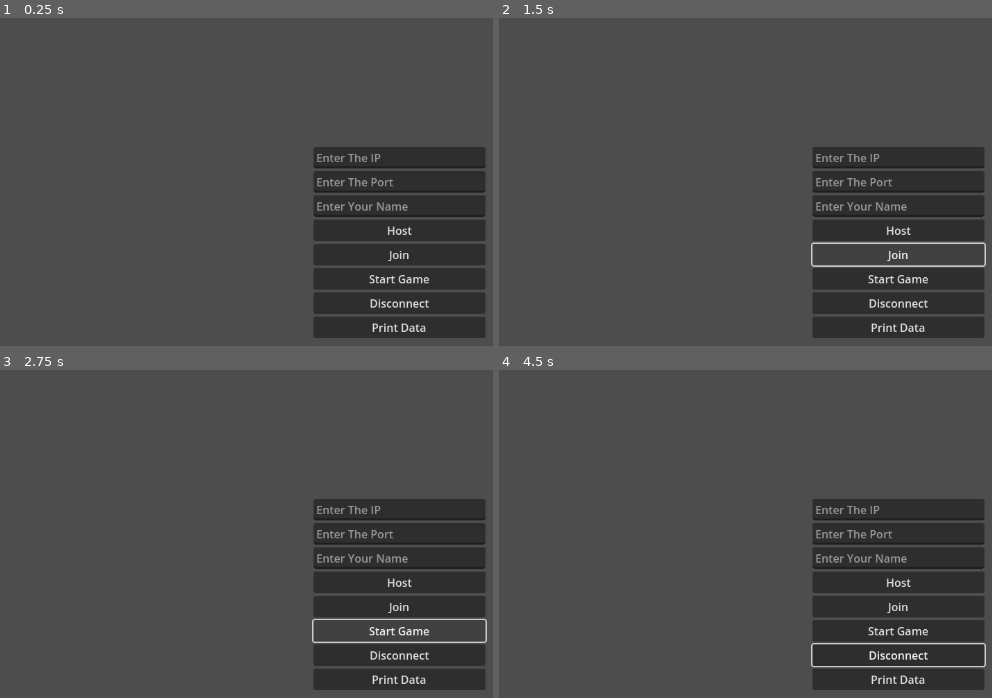
Above: before the commit, frames 1-4 (two rows, left to right).
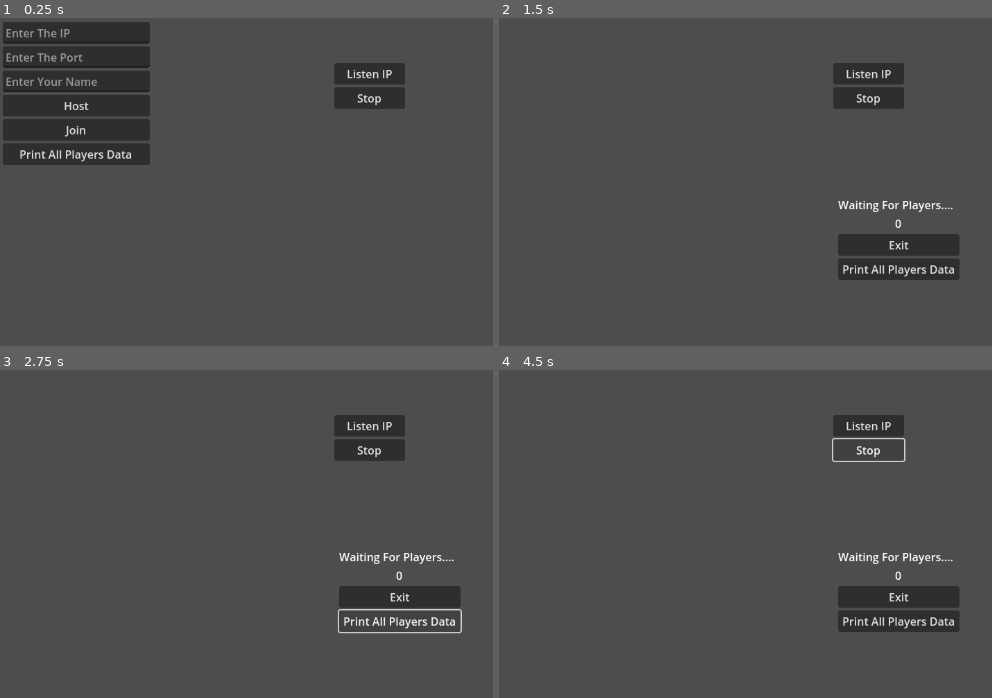
Above: after the commit, the same moments.

Repository: Ahmed-Dadousha/Multiplayer
Game: Godot game, scene res://Scenes/multiplayer_scene.tscn
Two runs of this game, one before a commit and one after it. Both use one fixed random seed, a clock stepped at 60 frames per second and the inputs below. The engine's default icon, where the game draws it, is replaced by a stand-in: a white triangle on a blue panel in a dark square.
Inputs (mouse positions are in pixels of both pictures, inside the frame that each line leads up to):
- Up to frame 1 (0.25 s): no input
- Up to frame 2 (1.5 s): click "Host" at 0.5 s; click "Join" at 1.25 s
- Up to frame 3 (2.75 s): click (399, 622) at 2 s, where only the run after the commit has a clickable "Print All Players Data"
- Up to frame 4 (4.5 s): click (868, 425) at 2.75 s, where only the run after the commit has a clickable "Listen IP"; click (898, 655) at 3.5 s, where only the run before the commit has a clickable "Disconnect"; click (868, 448) at 4.25 s, where only the run after the commit has a clickable "Stop"

The runs differ from the first frame. In frame 1, 30% of the frame differs, in the area x 0-99%, y 1-98%; in frame 2, 17%; in frame 3, 16%; in frame 4, 17%.

Commit message:
I Learned how to create multiplayer browser 50%

Diff:
--- a/Scenes/lobby.tscn
+++ /dev/null
@@ -1,10 +0,0 @@
-[gd_scene load_steps=2 format=3 uid="uid://ptjdq37yrchv"]
-
-[ext_resource type="Texture2D" uid="uid://k1qb1hdismjp" path="res://icon.svg" id="1_qh2ir"]
-
-[node name="Lobby" type="Node2D"]
-
-[node name="Sprite2D" type="Sprite2D" parent="."]
-position = Vector2(547.5, 292)
-scale = Vector2(9.55469, 5.5625)
-texture = ExtResource("1_qh2ir")
--- a/Scenes/multiplayer_scene.tscn
+++ b/Scenes/multiplayer_scene.tscn
@@ -1,6 +1,7 @@
-[gd_scene load_steps=2 format=3 uid="uid://c312aa74b3nib"]
+[gd_scene load_steps=3 format=3 uid="uid://c312aa74b3nib"]
 
 [ext_resource type="Script" path="res://Scripts/multiplayer_scene.gd" id="1_sp03g"]
+[ext_resource type="Script" path="res://Scripts/LanServerVrowser.gd" id="2_fdsg8"]
 
 [node name="MultiplayerScene" type="Control"]
 layout_mode = 3
@@ -18,10 +19,10 @@
 anchor_top = 0.5
 anchor_right = 0.5
 anchor_bottom = 0.5
-offset_left = -124.0
-offset_top = -103.0
-offset_right = 124.0
-offset_bottom = 103.0
+offset_left = -572.0
+offset_top = -318.0
+offset_right = -360.0
+offset_bottom = -112.0
 grow_horizontal = 2
 grow_vertical = 2
 
@@ -30,41 +31,97 @@
 size_flags_horizontal = 3
 tooltip_text = "Enter The IP"
 placeholder_text = "Enter The IP"
+metadata/_edit_lock_ = true
 
 [node name="Port" type="LineEdit" parent="Controls"]
 layout_mode = 2
 tooltip_text = "Enter The Port"
 placeholder_text = "Enter The Port"
+metadata/_edit_lock_ = true
 
 [node name="Name" type="LineEdit" parent="Controls"]
 layout_mode = 2
 size_flags_horizontal = 3
 tooltip_text = "Enter Your Name"
 placeholder_text = "Enter Your Name"
+metadata/_edit_lock_ = true
 
 [node name="Host" type="Button" parent="Controls"]
 layout_mode = 2
 size_flags_stretch_ratio = 0.0
 text = "Host"
+metadata/_edit_lock_ = true
 
 [node name="Join" type="Button" parent="Controls"]
 layout_mode = 2
 text = "Join"
+metadata/_edit_lock_ = true
 
-[node name="StartGame" type="Button" parent="Controls"]
+[node name="DataOut" type="Button" parent="Controls"]
 layout_mode = 2
-text = "Start Game"
+text = "Print All Players Data"
+metadata/_edit_lock_ = true
 
-[node name="Disconnect" type="Button" parent="Controls"]
+[node name="Lobby" type="VBoxContainer" parent="."]
+visible = false
+layout_mode = 1
+anchors_preset = 8
+anchor_left = 0.5
+anchor_top = 0.5
+anchor_right = 0.5
+anchor_bottom = 0.5
+offset_left = -87.0
+offset_top = -66.0
+offset_right = 88.0
+offset_bottom = 66.0
+grow_horizontal = 2
+grow_vertical = 2
+
+[node name="Label" type="Label" parent="Lobby"]
 layout_mode = 2
-text = "Disconnect"
+text = "Waiting For Players...."
 
-[node name="PrintData" type="Button" parent="Controls"]
+[node name="PlayersCount" type="Label" parent="Lobby"]
 layout_mode = 2
-text = "Print Data"
+text = "0"
+horizontal_alignment = 1
+
+[node name="Exit" type="Button" parent="Lobby"]
+layout_mode = 2
+text = "Exit"
+
+[node name="Data" type="Button" parent="Lobby"]
+layout_mode = 2
+text = "Print All Players Data"
+
+[node name="LanServerVrowser" type="Control" parent="."]
+anchors_preset = 0
+offset_right = 40.0
+offset_bottom = 40.0
+script = ExtResource("2_fdsg8")
+
+[node name="VBoxContainer" type="VBoxContainer" parent="LanServerVrowser"]
+layout_mode = 0
+offset_left = 482.0
+offset_top = 65.0
+offset_right = 584.0
+offset_bottom = 131.0
+
+[node name="Listen" type="Button" parent="LanServerVrowser/VBoxContainer"]
+layout_mode = 2
+text = "Listen IP"
+
+[node name="Stop" type="Button" parent="LanServerVrowser/VBoxContainer"]
+layout_mode = 2
+text = "Stop"
+
+[node name="BroadCastTimer" type="Timer" parent="."]
 
 [connection signal="pressed" from="Controls/Host" to="." method="_on_host_pressed"]
 [connection signal="pressed" from="Controls/Join" to="." method="_on_join_pressed"]
-[connection signal="pressed" from="Controls/StartGame" to="." method="_on_start_game_pressed"]
-[connection signal="pressed" from="Controls/Disconnect" to="." method="_on_disconnect_pressed"]
-[connection signal="pressed" from="Controls/PrintData" to="." method="_on_print_data_pressed"]
+[connection signal="pressed" from="Controls/DataOut" to="." method="_on_data_out_pressed"]
+[connection signal="pressed" from="Lobby/Exit" to="." method="_on_Exit_pressed"]
+[connection signal="pressed" from="Lobby/Data" to="." method="_on_data_pressed"]
+[connection signal="pressed" from="LanServerVrowser/VBoxContainer/Listen" to="LanServerVrowser" method="_on_listen_pressed"]
+[connection signal="pressed" from="LanServerVrowser/VBoxContainer/Stop" to="LanServerVrowser" method="_on_stop_pressed"]
+[connection signal="timeout" from="BroadCastTimer" to="LanServerVrowser" method="_on_broad_cast_timer_timeout"]
--- a/Scenes/player.tscn
+++ b/Scenes/player.tscn
@@ -1,12 +1,7 @@
-[gd_scene load_steps=5 format=3 uid="uid://do68pp74fwc75"]
+[gd_scene load_steps=4 format=3 uid="uid://do68pp74fwc75"]
 
 [ext_resource type="Script" path="res://Scripts/player.gd" id="1_x1b1b"]
 [ext_resource type="Texture2D" uid="uid://k1qb1hdismjp" path="res://icon.svg" id="2_j1663"]
-
-[sub_resource type="SceneReplicationConfig" id="SceneReplicationConfig_7jobq"]
-properties/0/path = NodePath(".:position")
-properties/0/spawn = true
-properties/0/replication_mode = 1
 
 [sub_resource type="RectangleShape2D" id="RectangleShape2D_22g4v"]
 size = Vector2(128, 128)
@@ -17,8 +12,5 @@
 [node name="Sprite2D" type="Sprite2D" parent="."]
 texture = ExtResource("2_j1663")
 
-[node name="MultiplayerSynchronizer" type="MultiplayerSynchronizer" parent="."]
-replication_config = SubResource("SceneReplicationConfig_7jobq")
-
 [node name="CollisionShape2D" type="CollisionShape2D" parent="."]
 shape = SubResource("RectangleShape2D_22g4v")
--- a/Scripts/Global.gd
+++ b/Scripts/Global.gd
@@ -1,3 +1,9 @@
 extends Node
+signal countChanged()
 
-var Players = {}
+var players = {}
+
+var playersLoaded: int = 0:
+	set(value):
+		playersLoaded = value
+		countChanged.emit()
--- /dev/null
+++ b/Scripts/LanServerVrowser.gd
@@ -0,0 +1,69 @@
+extends Control
+
+signal server_found
+signal server_removed
+
+var RoomInfo = {"name": "name", "Count": 0}
+var broadcaster : PacketPeerUDP
+var listener : PacketPeerUDP
+var listenPort: int = 8911
+var broadcastPort: int = 8912
+var run = false
+@onready var broadCastTimer = $"../BroadCastTimer" as Timer
+@export var broadcastAddress: String = "192.168.1.255"
+
+func _process(_delta):
+	if run == true:
+		if listener.get_available_packet_count() > 0:
+			var serverIp = listener.get_packet_ip()
+			var serverPort = listener.get_packet_port()
+			var bytes = listener.get_packet()
+			var data = bytes.get_string_from_ascii()
+			var roomInfo = JSON.parse_string(data)
+
+			print("Server IP: " + serverIp + "; Port: " + str(serverPort) + "; RoomInfo: " + str(roomInfo) + ";")
+
+func setUpBroadCast(roomName):
+	RoomInfo.name = roomName
+	RoomInfo.Count = Global.players.size()
+
+
+	broadcaster = PacketPeerUDP.new()
+	broadcaster.set_broadcast_enabled(true)
+	broadcaster.set_dest_address(broadcastAddress, listenPort)
+	var err = broadcaster.bind(broadcastPort)
+
+	if err == OK:
+		print("Bound to Broadcast Port " + str(broadcaster) + " Successful!")
+	else:
+		print("Faild to bind to broadcast port!")
+
+	broadCastTimer.start()
+
+func _on_broad_cast_timer_timeout():
+	print("Broadcasting Game!")
+	RoomInfo.Count = Global.playersLoaded
+	var data = JSON.stringify(RoomInfo)
+	var packet = data.to_ascii_buffer()
+	broadcaster.put_packet(packet)
+
+func _on_listen_pressed():
+	setUp()
+	run = true
+
+func _on_stop_pressed():
+	cleanUp()
+
+func cleanUp():
+	listener.close()
+	broadCastTimer.stop()
+	if broadcaster != null:
+		broadcaster.close()
+
+func setUp():
+	listener = PacketPeerUDP.new()
+	var err = listener.bind(listenPort)
+	if err == OK:
+		print("Bound to listen port " + str(listenPort) + " Successful")
+	else:
+		print("Faild to bind to listen port!")
--- a/Scripts/multiplayer_scene.gd
+++ b/Scripts/multiplayer_scene.gd
@@ -4,9 +4,7 @@
 var address: String
 var port: int
 var playerData: Dictionary = {}
-var players: Dictionary = {}
 var server: ENetMultiplayerPeer
-var players_loaded: int = 0
 
 # Constants
 const MAX_CONNECTIONS = 20
@@ -15,124 +13,166 @@
 signal player_connected(peer_id, player_info)
 signal player_disconnected(peer_id)
 signal server_disconnected
+signal connection_faild
+var connected: bool = false
 
+
+func _ready():
+	Global.connect("countChanged", changeCount)
+
+func _process(_delta):
+	if connected == true:
+		if multiplayer.multiplayer_peer == null:
+			Global.players.clear()
+			Global.playersLoaded = 0
+			connected = false
 
 # Server Functions
 func playerConnected(id):
 	print("Player " + str(id) + " Connected")
-	players_loaded += 1
-
-	# To check if it is null
-	if $Controls/Name.text.strip_edges() == "":
-		$Controls/Name.text = "Unknown"
-
-	playerData["name"] = $Controls/Name.text
-
+	Global.playersLoaded += 1
+	checkName()
 	register_player.rpc_id(id, playerData)
+	player_connected.emit(id, playerData)
 
 func playerDisconnected(id):
 	# Remove the player data if disconnected
-	players.erase(id)
-	players_loaded -= 1
+	Global.players.erase(id)
+	Global.playersLoaded -= 1
 	print("Player " + str(id) + " Disconnected")
+	player_disconnected.emit(id)
 
 # Client Functions
 func serverConnected():
-	players_loaded += 1
+	#Global.playersLoaded += 1
 	print("Server Connected!")
-	# To check if it is null
-	if $Controls/Name.text.strip_edges() == "":
-		$Controls/Name.text = "Unknown"
-
-	playerData["name"] = $Controls/Name.text
-
+	checkName()
 	# add player data to players array
-	players[multiplayer.get_unique_id()] = playerData
+	Global.players[multiplayer.get_unique_id()] = playerData
+	connected = true
 
 func serverDisconnected():
 	print("Server Disconnected!")
+	multiplayer.multiplayer_peer = null
+	Global.players.clear()
+	Global.playersLoaded = 0
+	server_disconnected.emit()
 
+	# Hide Main menu
+	$Controls.visible = true
+	# Show Lobby Menu
+	$Lobby.visible = false
 
-# Called From Clients
-@rpc("any_peer", "call_local")
-func startGame():
-	var scene = preload("res://Scenes/player.tscn").instantiate()
-	#scene.name = st
-	get_tree().root.add_child(scene)
-	self.hide()
+func connectionFailed():
+	print("Couldn't connect!")
+	multiplayer.multiplayer_peer = null
 
 # Called On All Devieces
 @rpc("any_peer", "call_local", "reliable")
 func register_player(newPlayerData):
 	var newPlayerId = multiplayer.get_remote_sender_id()
-	players[newPlayerId] = newPlayerData
+	Global.players[newPlayerId] = newPlayerData
 
-# Buttons Pressed Signals
+
+# Buttons Pressed Functions
 func _on_host_pressed():
 	multiplayerFunc()
 
 	server = ENetMultiplayerPeer.new()
-	port = int($Controls/Port.text.strip_edges())
 
-	if port == 0:
-		port = 8910
+	checkPort()
 
 	var err = server.create_server(port, MAX_CONNECTIONS)
 
-	# If there an error exit
-	if err:
-		print("Can not host!")
+
+	# If there an error exist
+	if err != OK:
+		print("Can not host! " + str(err))
 		return
 
 	multiplayer.multiplayer_peer = server
 	print("Creating Server Successfully!! Waiting for Players........")
 
-	# To check if it is null
-	if $Controls/Name.text.strip_edges() == "":
-		$Controls/Name.text = "Unknown"
+	checkName()
 
-	playerData["name"] = $Controls/Name.text
+	Global.players[1] = playerData
 
-	# add player data to players array
-	players[1] = playerData
+	# Hide Main menu
+	$Controls.visible = false
+	# Show Lobby Menu
+	$Lobby.visible = true
 
-
-	players_loaded += 1
+	$LanServerVrowser.setUpBroadCast($Controls/Name.text)
 
 func _on_join_pressed():
 	multiplayerFunc()
+
 	server = ENetMultiplayerPeer.new()
-	port = int($Controls/Port.text.strip_edges())
-	address = $Controls/IP.text.strip_edges()
 
-	if port == 0:
-		port = 8910
-	if address == "":
-		address = "127.0.0.1"
+	checkAddress()
+	checkPort()
 
 	server.create_client(address, port)
 	multiplayer.multiplayer_peer = server
 
-func _on_start_game_pressed():
-	# The game will not start on the host
-	if !multiplayer.is_server():
-		# The game will start on current peer only
-		#startGame()
-		startGame.rpc_id(multiplayer.get_unique_id())
-	else:
-		print("This is the server can not create player!")
+	# Hide Main menu
+	$Controls.visible = false
+	# Show Lobby Menu
+	$Lobby.visible = true
 
-func _on_disconnect_pressed():
-	multiplayer.multiplayer_peer = null
+func _on_data_pressed():
+	printPlayersData()
 
-func _on_print_data_pressed():
-	for player in players.keys():
-		print(players[player])
-	print(players_loaded)
+func _on_data_out_pressed():
+	printPlayersData()
+
+func _on_Exit_pressed():
+	disconnectFromTheServer()
+	$Controls.visible = true
+	$Lobby.visible = false
+
 
 # My Custem Functions
+func printPlayersData():
+	print("\nThere Is [" + str(Global.playersLoaded) + "] Players\n")
+
+	for player in Global.players.keys():
+		print(Global.players[player])
+
+	print("\n")
+
 func multiplayerFunc():
 	multiplayer.peer_connected.connect(playerConnected)
 	multiplayer.peer_disconnected.connect(playerDisconnected)
 	multiplayer.connected_to_server.connect(serverConnected)
 	multiplayer.server_disconnected.connect(serverDisconnected)
+	multiplayer.connection_failed.connect(connectionFailed)
+
+func checkPort():
+	# To check if it is null
+	port = int($Controls/Port.text.strip_edges())
+	if port == 0:
+		port = 8910
+
+func checkAddress():
+	# To check if it is null
+	address = $Controls/IP.text.strip_edges()
+	if address == "":
+		address = "127.0.0.1"
+
+func checkName():
+	# To check if it is null
+	if $Controls/Name.text.strip_edges() == "":
+		$Controls/Name.text = "Unknown"
+	playerData["name"] = $Controls/Name.text
+
+func disconnectFromTheServer():
+	multiplayer.multiplayer_peer = null
+	multiplayer.peer_connected.disconnect(playerConnected)
+	multiplayer.peer_disconnected.disconnect(playerDisconnected)
+	multiplayer.connected_to_server.disconnect(serverConnected)
+	multiplayer.server_disconnected.disconnect(serverDisconnected)
+	multiplayer.connection_failed.disconnect(connectionFailed)
+
+func changeCount():
+	$Lobby/PlayersCount.text = str(Global.playersLoaded)
--- a/Scripts/player.gd
+++ b/Scripts/player.gd
@@ -1,9 +1,10 @@
 extends CharacterBody2D
 
 #func _enter_tree():
-	# Set The Player ID
-	#set_multiplayer_authority(name.to_int())
+	## To avoid control other players charcter
+	#set_multiplayer_authority(str(name).to_int())
 func _physics_process(_delta):
-	#if is_multiplayer_authority():
-		velocity = Input.get_vector("ui_left","ui_right","ui_up","ui_down") * 400
-		move_and_slide()
+	#if not is_multiplayer_authority(): return
+
+	velocity = Input.get_vector("ui_left","ui_right","ui_up","ui_down") * 400
+	move_and_slide()
Not shown, changed: export_presets.cfg
